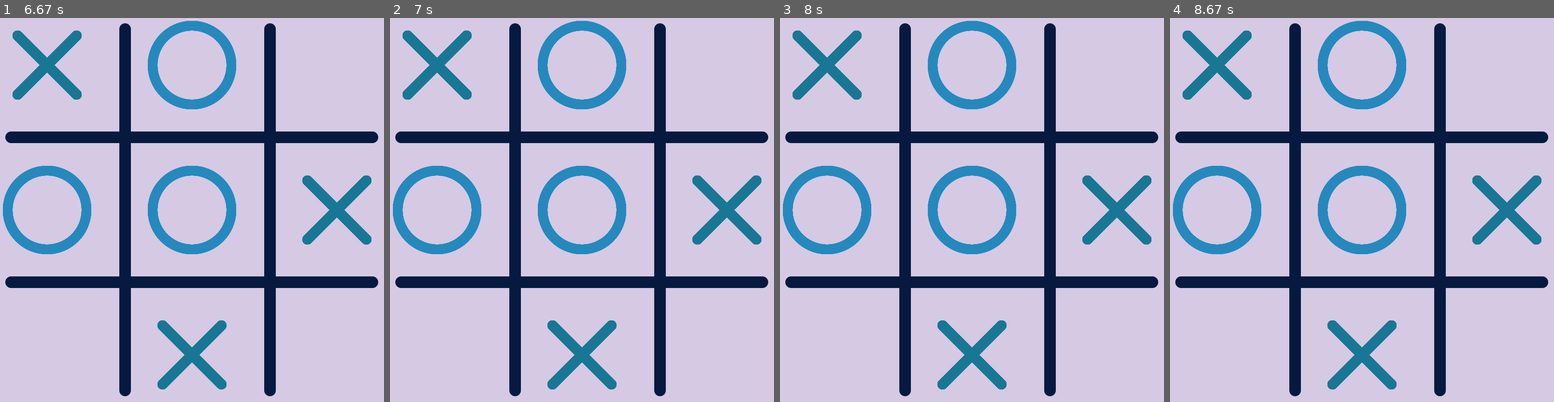
Above: before the commit, frames 1-4 (left to right).
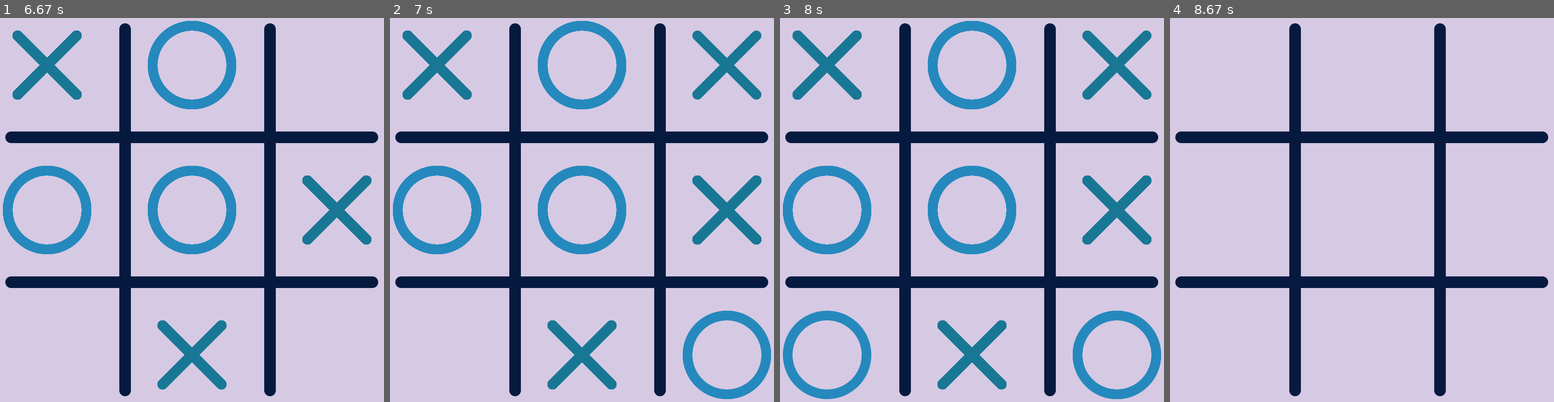
Above: after the commit, the same moments.

Repository: Lipovitsch/tic-tac-toe-minimax
Game: pygame game, started from tic-tac-toe-minimax-pygame.py
Two runs of this game, one before a commit and one after it. Both use one fixed random seed, a clock stepped at 60 frames per second and the inputs below.
Inputs (mouse positions are in pixels of both pictures, inside the frame that each line leads up to):
- Up to frame 1 (6.67 s): click (192, 210) at 0.38 s; click (88, 213) at 0.83 s; move the mouse to (257, 56) at 1.13 s; click (257, 56) at 1.42 s; move the mouse to (199, 64) at 1.83 s; click (199, 64) at 2.08 s; move the mouse to (199, 256) at 2.47 s; click (199, 256) at 2.8 s; move the mouse to (303, 279) at 3.27 s; click (303, 279) at 3.67 s; move the mouse to (307, 171) at 4.2 s; click (307, 171) at 4.63 s; move the mouse to (349, 175) at 5.2 s; click (349, 175) at 5.67 s; move the mouse to (345, 294) at 6.27 s
- Up to frame 2 (7 s): click (735, 294) at 6.75 s
- Up to frame 3 (8 s): move the mouse to (868, 286) at 7.37 s; click (868, 286) at 7.72 s
- Up to frame 4 (8.67 s): move the mouse to (1266, 133) at 8.2 s; click (1266, 133) at 8.6 s

Frame 1 is identical in both runs. In frame 2, 2.9% of the frame differs, in the area x 76-100%, y 3-100%; in frame 3, 4.6%; in frame 4, 8.8%, in the area x 0-97%, y 0-97%.

Commit message:
Change graphical position calculation

Diff:
--- a/tic-tac-toe-minimax-pygame.py
+++ b/tic-tac-toe-minimax-pygame.py
@@ -1,4 +1,5 @@
 import pygame, sys
+import math
 
 pygame.init()
 
@@ -38,10 +39,13 @@
 
 def add_XO(board, graphical_board):
     current_pos = pygame.mouse.get_pos()
-    converted_x = (current_pos[0] - 65) / 835 * 2
-    converted_y = (current_pos[1]) / 835 * 2
-    if board[round(converted_y)*3 + round(converted_x) + 1] == ' ':
-        board[round(converted_y)*3 + round(converted_x) + 1] = 'O'
+    print(current_pos[1], current_pos[0])
+    converted_x = (current_pos[0] - 16) / 900 * 3
+    converted_y = (current_pos[1]) / 900 * 3
+    print(converted_y, converted_x)
+    print(math.floor(converted_y), math.floor(converted_x))
+    if board[math.floor(converted_y)*3 + math.floor(converted_x) + 1] == ' ':
+        board[math.floor(converted_y)*3 + math.floor(converted_x) + 1] = 'O'
 
     render_board(board, graphical_board)
 
@@ -183,7 +187,7 @@
 def check_win(board, graphical_board):
     winner = None
     for row in range(0, 3):
-        if((board[row*3+0+1] == board[row*3+1+1] == board[row*3+2+1]) and (board [row*3+0+1] is not ' ')):
+        if((board[row*3+0+1] == board[row*3+1+1] == board[row*3+2+1]) and (board [row*3+0+1] != ' ')):
             winner = board[row*3+0+1]
             for i in range(0, 3):
                 graphical_board[row][i][0] = pygame.image.load(f"assets/Winning {winner}.png")
@@ -192,7 +196,7 @@
             return winner
 
     for col in range(0, 3):
-        if((board[0*3+col+1] == board[1*3+col+1] == board[2*3+col+1]) and (board[0*3+col+1] is not ' ')):
+        if((board[0*3+col+1] == board[1*3+col+1] == board[2*3+col+1]) and (board[0*3+col+1] !=' ')):
             winner =  board[0*3+col+1]
             for i in range(0, 3):
                 graphical_board[i][col][0] = pygame.image.load(f"assets/Winning {winner}.png")
@@ -200,7 +204,7 @@
             pygame.display.update()
             return winner
 
-    if (board[1] == board[5] == board[9]) and (board[1] is not ' '):
+    if (board[1] == board[5] == board[9]) and (board[1] != ' '):
         winner =  board[1]
         graphical_board[0][0][0] = pygame.image.load(f"assets/Winning {winner}.png")
         SCREEN.blit(graphical_board[0][0][0], graphical_board[0][0][1])
@@ -211,7 +215,7 @@
         pygame.display.update()
         return winner
 
-    if (board[3] == board[5] == board[7]) and (board[3] is not ' '):
+    if (board[3] == board[5] == board[7]) and (board[3] != ' '):
         winner =  board[3]
         graphical_board[0][2][0] = pygame.image.load(f"assets/Winning {winner}.png")
         SCREEN.blit(graphical_board[0][2][0], graphical_board[0][2][1])
@@ -222,7 +226,7 @@
         pygame.display.update()
         return winner
 
-    if winner is None:
+    if winner == None:
         for i in range(len(board)//3):
             for j in range(len(board)//3):
                 if board[i*3+j+1] == ' ':
